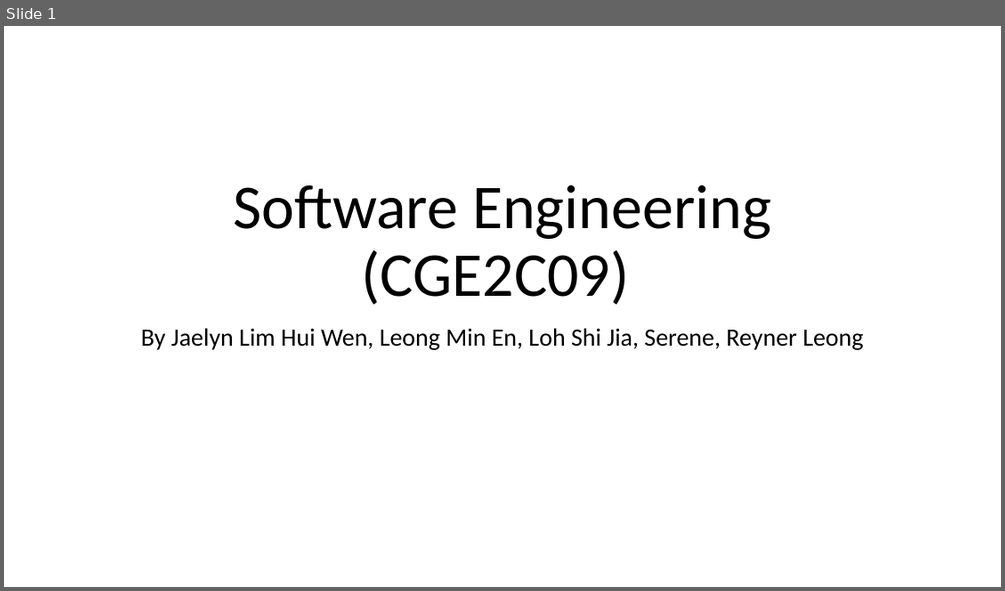
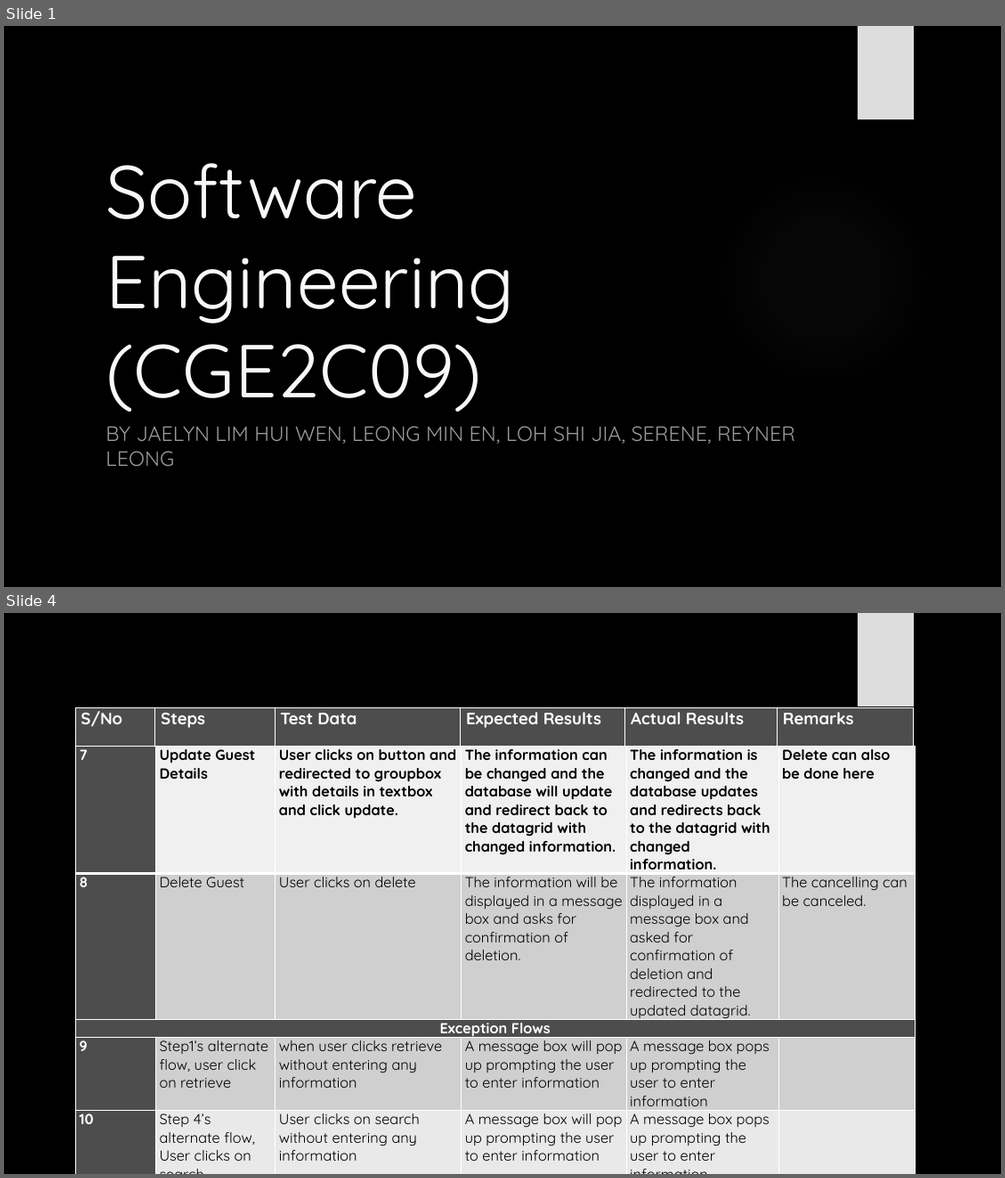
Before and after one commit to Jaelyn13/SWEN-P01, a slide deck: SWEN Assignment Report & PPT/Assignment 3/SWEN Assignment 3 PPT.pptx. Shown one above the other, each under a label of ours: slide 1 before the commit, slides 1 and 4 after it; the slides between them are not shown. The pictures are 1005x591 and 1005x1178 pixels, drawn with LibreOffice and Linux fonts; fonts in the diff are those of the drawing; background and template pictures are left out. Boxes give left, top, right and bottom in pixels: in the first picture for what was removed or moved away, otherwise in the second. Text is boxed around its words. In the diff, an @@ line names an element or a change of style, - is before the commit and + after.

```diff
--- a/SWEN Assignment Report & PPT/Assignment 3/SWEN Assignment 3 PPT.pptx
+++ b/SWEN Assignment Report & PPT/Assignment 3/SWEN Assignment 3 PPT.pptx
@@ slide 4 added at [4,613,1001,1174], background picture (left out); not listed: 2 template elements that a slide beside it also shows @@
@@ table added at [75,708,913,747], 1 rows, 6 columns @@
+S/No | Steps | Test Data | Expected Results | Actual Results | Remarks
@@ table added at [76,747,915,1165], 5 rows, 6 columns @@
+7 | Update Guest Details | User clicks on button and redirected to groupbox with details in textbox and click update. | The information can be changed and the database will update and redirect back to the datagrid with changed information. | The information is changed and the database updates and redirects back to the datagrid with changed information. | Delete can also be done here
+8 | Delete Guest | User clicks on delete | The information will be displayed in a message box and asks for confirmation of deletion. | The information displayed in a message box and asked for confirmation of deletion and redirected to the updated datagrid. | The cancelling can be canceled.
+Exception Flows |  |  |  |  | 
+9 | Step1’s alternate flow, user click on retrieve | when user clicks retrieve without entering any information | A message box will pop up prompting the user to enter information | A message box pops up prompting the user to enter information | 
+10 | Step 4’s alternate flow, / User clicks on search | User clicks on search without entering any information | A message box will pop up prompting the user to enter information | A message box pops up prompting the user to enter information | 
@@ slide 1 changed as well @@
@@ background #FFFFFF to picture (left out) @@
@@ rectangle added at [858,26,914,119], fill #DDDDDD @@
@@ title "Software Engineering (CGE2C09)": place and size @@
-title "Software Engineering (CGE2C09)" at [233,185,771,305]
+title "Software Engineering (CGE2C09)" at [105,163,514,411]
@@ title "Software Engineering (CGE2C09)" at [105,163,514,411]: size 60 to 72 pt, font Calibri to Quicksand, text colour #000000 to #F8F8F8; alignment centre to left; line spacing 0.9 to 1 @@
@@ ellipse added at [708,163,938,394], fill gradient #666666 @@
@@ subtitle at [105,426,795,466]: text changed; size 24 to 20 pt; font Calibri to Quicksand; text colour #000000 to #999999 @@
-By Jaelyn Lim Hui Wen, Leong Min En, Loh Shi Jia, Serene, Reyner Leong
+BY JAELYN LIM HUI WEN, LEONG MIN EN, LOH SHI JIA, SERENE, REYNER LEONG
```
Also in this commit, not shown: 2 other slides added.
